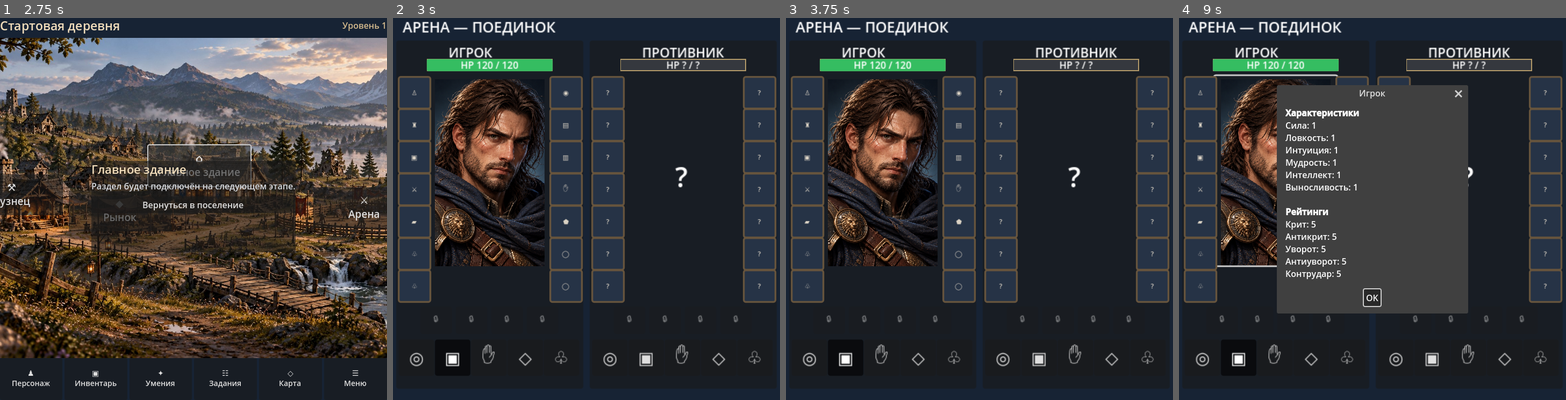
Above: before the commit, frames 1-4 (left to right).
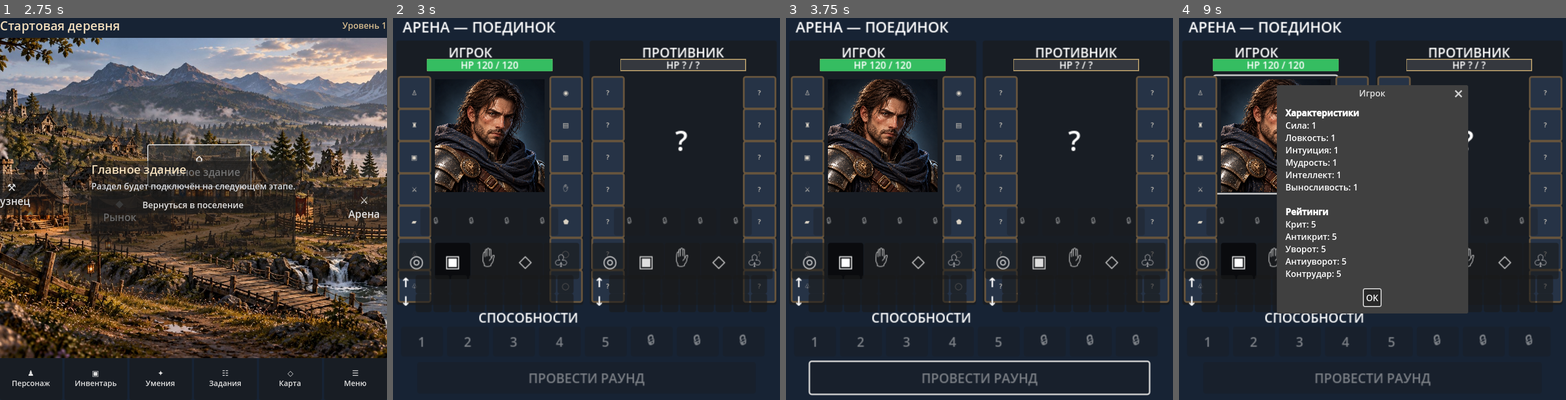
Above: after the commit, the same moments.

Repository: Archoniou1987/Battle-of-Artheon
Game: Godot game, scene res://scenes/main/main.tscn
The game is run twice, just before and just after one commit, with the same random seed, the same clock (stepped at 60 frames per second) and the same inputs.
Inputs (mouse positions are in pixels of both pictures, inside the frame that each line leads up to):
- Up to frame 1 (2.75 s): click "⚒ Кузнец" at 0.5 s; click "◆ Рынок" at 1.25 s; click "⌂ Главное здание" at 2 s
- Up to frame 2 (3 s): click "⚔ Арена" at 2.75 s
- Up to frame 3 (3.75 s): click "♟ Персонаж" at 3.5 s
- Up to frame 4 (9 s): click "▣ Инвентарь" at 4.25 s; click "✦ Умения" at 5 s; click "☷ Задания" at 5.75 s; click "◇ Карта" at 6.5 s; click "☰ Меню" at 7.25 s; click "Вернуться в поселение" at 8 s; click (1275, 170) at 8.77 s

Frame 1 is identical in both runs. In frame 2, 16% of the frame differs, in the area x 1-99%, y 16-97%; in frame 3, 17%, in the area x 1-99%, y 16-99%; in frame 4, 9.6%.

Commit message:
Restore original square Arena UI layout before portrait height redesign

Diff:
--- a/ui/arena/arena_screen.gd
+++ b/ui/arena/arena_screen.gd
@@ -29,8 +29,6 @@
 var hp_bars: Dictionary = {}
 var hp_overlays: Dictionary = {}
 var effects_rows: Dictionary = {}
-var effects_icons: Dictionary = {}
-var effects_overflow: Dictionary = {}
 var selected_ability := ""
 var player_slots: Dictionary = {}
 var enemy_slots: Dictionary = {}
@@ -73,7 +71,7 @@
 	square_host.clip_contents = true
 	layout.add_child(square_host)
 	square_content = Control.new()
-	square_content.custom_minimum_size = Vector2(480, 590)
+	square_content.custom_minimum_size = Vector2(480, 480)
 	square_host.add_child(square_content)
 	_build_square()
 	var log_panel := PanelContainer.new()
@@ -147,10 +145,10 @@
 	_build_fighter(Vector2(244, 34), false)
 	var ability_title := Label.new()
 	ability_title.text = "СПОСОБНОСТИ"
-	ability_title.position = Vector2(106, 477)
+	ability_title.position = Vector2(106, 366)
 	square_content.add_child(ability_title)
 	var abilities := HBoxContainer.new()
-	abilities.position = Vector2(10, 500)
+	abilities.position = Vector2(10, 389)
 	abilities.add_theme_constant_override("separation", 5)
 	square_content.add_child(abilities)
 	for index in range(8):
@@ -163,7 +161,7 @@
 		abilities.add_child(button)
 	round_button = Button.new()
 	round_button.text = "ПРОВЕСТИ РАУНД"
-	round_button.position = Vector2(30, 545)
+	round_button.position = Vector2(30, 433)
 	round_button.custom_minimum_size = Vector2(420, 39)
 	round_button.disabled = true # No fake rounds: wait for CombatCommandApi integration.
 	round_button.tooltip_text = "Подключение CombatCommandApi — следующий этап"
@@ -172,10 +170,10 @@
 func _build_fighter(origin: Vector2, is_player: bool) -> void:
 	var panel := PanelContainer.new()
 	panel.position = origin
-	panel.custom_minimum_size = Vector2(232, 432)
+	panel.custom_minimum_size = Vector2(232, 328)
 	square_content.add_child(panel)
 	var inner := Control.new()
-	inner.custom_minimum_size = Vector2(232, 432)
+	inner.custom_minimum_size = Vector2(232, 328)
 	panel.add_child(inner)
 	var name_label := Label.new()
 	name_label.text = "ИГРОК" if is_player else "ПРОТИВНИК"
@@ -183,7 +181,7 @@
 	inner.add_child(name_label)
 	var portrait := TextureRect.new()
 	portrait.position = Vector2(48, 48)
-	portrait.custom_minimum_size = Vector2(136, 232)
+	portrait.custom_minimum_size = Vector2(136, 140)
 	portrait.expand_mode = TextureRect.EXPAND_IGNORE_SIZE
 	portrait.stretch_mode = TextureRect.STRETCH_KEEP_ASPECT_COVERED
 	if is_player and ResourceLoader.exists(AVATAR_PATH):
@@ -192,7 +190,7 @@
 	var inspect := Button.new()
 	inspect.flat = true
 	inspect.position = Vector2(40, 44)
-	inspect.custom_minimum_size = Vector2(152, 235)
+	inspect.custom_minimum_size = Vector2(152, 145)
 	inspect.tooltip_text = "Посмотреть характеристики"
 	inspect.pressed.connect(_show_fighter_details.bind(is_player))
 	inner.add_child(inspect)
@@ -200,7 +198,7 @@
 		var hidden := Label.new()
 		hidden.text = "?"
 		hidden.mouse_filter = Control.MOUSE_FILTER_IGNORE
-		hidden.position = Vector2(106, 145)
+		hidden.position = Vector2(106, 100)
 		hidden.add_theme_font_size_override("font_size", 34)
 		inner.add_child(hidden)
 	for side in range(2):
@@ -244,7 +242,7 @@
 	if is_player:
 		hp_label = health
 	var elixir_row := HBoxContainer.new()
-	elixir_row.position = Vector2(30, 330)
+	elixir_row.position = Vector2(30, 208)
 	elixir_row.add_theme_constant_override("separation", 5)
 	inner.add_child(elixir_row)
 	for elixir_index in range(4):
@@ -259,7 +257,7 @@
 			enemy_elixir_slots.append(elixir_button)
 	_update_elixir_slots()
 	var zone_row := HBoxContainer.new()
-	zone_row.position = Vector2(3, 371)
+	zone_row.position = Vector2(3, 251)
 	zone_row.add_theme_constant_override("separation", 1)
 	inner.add_child(zone_row)
 	for index in range(ZONES.size()):
@@ -277,49 +275,22 @@
 			defense_buttons.append(button)
 		else:
 			attack_buttons.append(button)
-	# Portrait x=48..184; two effect rows are fully contained within it.
 	for row_type in ["Баффы", "Дебаффы"]:
 		var row := HBoxContainer.new()
-		row.position = Vector2(50, 238 if row_type == "Баффы" else 260)
+		row.position = Vector2(5, 291 if row_type == "Баффы" else 314)
 		row.add_theme_constant_override("separation", 2)
 		inner.add_child(row)
-		var key: String = ("player_" if is_player else "enemy_") + String(row_type)
-		var icons: Array[PanelContainer] = []
-		for i in range(5):
+		var label := Label.new()
+		label.text = "↑" if row_type == "Баффы" else "↓"
+		label.custom_minimum_size.x = 17
+		row.add_child(label)
+		for i in range(9):
 			var icon := PanelContainer.new()
-			icon.custom_minimum_size = Vector2(19, 19)
+			icon.custom_minimum_size = Vector2(20, 20)
 			icon.tooltip_text = "Нет эффекта"
-			icon.visible = false
 			row.add_child(icon)
-			icons.append(icon)
-		var overflow := Label.new()
-		overflow.custom_minimum_size = Vector2(25, 19)
-		overflow.add_theme_font_size_override("font_size", 11)
-		overflow.visible = false
-		row.add_child(overflow)
-		effects_rows[key] = row
-		effects_icons[key] = icons
-		effects_overflow[key] = overflow
+		effects_rows[("player_" if is_player else "enemy_") + row_type] = row
 	_update_zone_buttons()
-
-## UI-only effect display. The combat system supplies already-disclosed effects.
-## Five visible icons + a compact overflow counter fit within the portrait.
-func set_effects_display(is_player: bool, is_buff: bool, effects: Array[Dictionary]) -> void:
-	var key := ("player_" if is_player else "enemy_") + ("Баффы" if is_buff else "Дебаффы")
-	if not effects_icons.has(key):
-		return
-	var icons: Array = effects_icons[key]
-	var visible_count := mini(effects.size(), icons.size())
-	for index in range(icons.size()):
-		var icon: PanelContainer = icons[index]
-		icon.visible = index < visible_count
-		if icon.visible:
-			icon.tooltip_text = String(effects[index].get("name", "Эффект"))
-	var overflow: Label = effects_overflow[key]
-	var remaining := effects.size() - visible_count
-	overflow.visible = remaining > 0
-	overflow.text = "+%d" % remaining if remaining > 0 else ""
-	overflow.tooltip_text = "%d дополнительных эффектов" % remaining
 
 ## UI-only disclosure contract. Callers must provide ratings computed from visible
 ## primary stats and disclosed equipment; never pass combatant totals here.
@@ -506,7 +477,7 @@
 	var portrait := size.y > size.x
 	layout.vertical = portrait
 	var edge := maxf(1.0, minf(size.x, size.y))
-	square_host.custom_minimum_size = Vector2(edge, edge * 590.0 / 480.0)
+	square_host.custom_minimum_size = Vector2(edge, edge)
 	square_host.size_flags_horizontal = Control.SIZE_SHRINK_CENTER
 	square_host.size_flags_vertical = Control.SIZE_SHRINK_BEGIN
 	square_content.scale = Vector2.ONE * (edge / 480.0)
